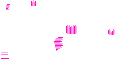
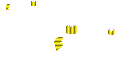
Comparing the layer stacks of the two 128 × 64 images. Changes:
hid "notes #1", painted on it over box(1, 3, 115, 59)
painted on "mid" over box(6, 2, 114, 51)
painted on "bright" over box(6, 0, 115, 48)
painted on "dark" over box(6, 1, 113, 50)
